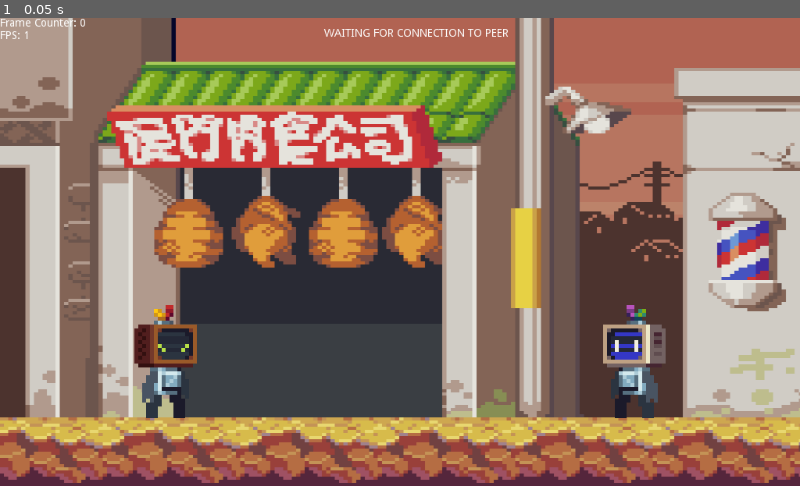
Above: before the commit, frame 1.
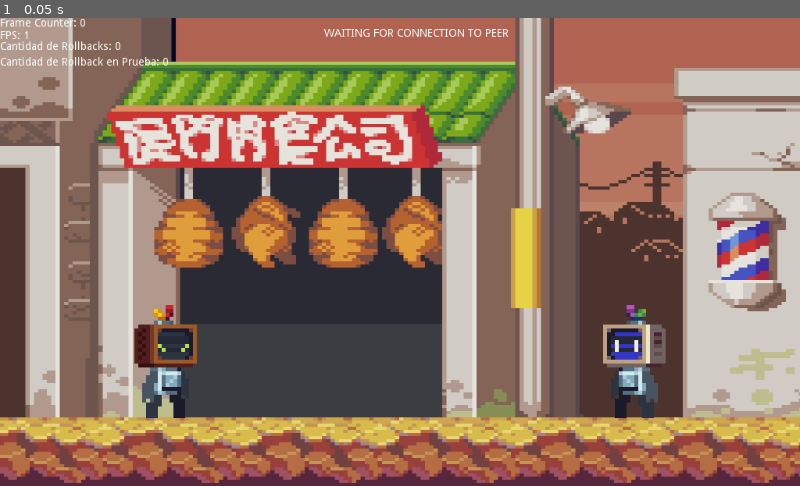
Above: after the commit, the same moment.

Repository: BasCandia/RollbackNetcodePeerToPeer
Game: Godot game, scene res://Scenes/Stage2DCollisions.tscn
The game is run twice, just before and just after one commit, with the same random seed, the same clock (stepped at 60 frames per second) and the same inputs.
Inputs:
- Up to frame 1 (0.05 s): no input

The runs differ from the first frame. In frame 1, 0.3% of the frame differs, in the area x 0-21%, y 4-11%.

Commit message:
Add Labels y pruebas contadores Rollback

Diff:
--- a/Scenes/Stage2DCollisions.tscn
+++ b/Scenes/Stage2DCollisions.tscn
@@ -89,3 +89,13 @@
 margin_bottom = 27.0
 text = "WAITING FOR PEER TO CONNECT"
 align = 1
+
+[node name="CantidadRollback" type="Label" parent="."]
+margin_top = 30.0
+margin_right = 40.0
+margin_bottom = 44.0
+
+[node name="CantidadRollbackPrueba" type="Label" parent="."]
+margin_top = 50.0
+margin_right = 40.0
+margin_bottom = 64.0
--- a/Scripts/InputControl.gd
+++ b/Scripts/InputControl.gd
@@ -47,6 +47,9 @@
 const CANT_PRUEBAS = 10 # 1-> 25ms 2->50ms 3->75ms y asi
 var frame_count_test = 0
 var frame_count = 0
+var cantidadDeRollback = 0
+var cantidadDeRollbackPrueba = 0
+var cantidadDeRollbackPruebaArray = [] #10 espacios, en cada uno se guardaran los rollbacks por prueba
 
 
 #---classes---
@@ -173,6 +176,7 @@
 		input_viable_request_array[i] = true
 
 	for _x in range(0,CANT_PRUEBAS):
+		cantidadDeRollbackPruebaArray.append(0)
 		var row = []
 		for _y in range(0,MINUTO_FPS):
 			var column = []
@@ -255,6 +259,11 @@
 	var FPS = get_parent().get_node("FPS")
 	Frame_Counter_Label.text = "Frame Counter: " + str(frame_count)
 	FPS.text = "FPS: " + str(Engine.get_frames_per_second())
+	var VcantidadRollback = get_parent().get_node("CantidadRollback")
+	var VcantidadRollbackPruebas = get_parent().get_node("CantidadRollbackPrueba")
+	VcantidadRollback.text = "Cantidad de Rollbacks: "+ str(cantidadDeRollback)
+	VcantidadRollbackPruebas.text = "Cantidad de Rollback en Prueba: "+ str(cantidadDeRollbackPrueba)
+
 
 func handle_input(): #get input, call child functions and run rollback if necessary
 	var pre_game_state = null
@@ -288,6 +297,8 @@
 	if Input.is_action_just_pressed("test_fin"):
 		print("Fin de la prueba Nro: "+ str(nro_prueba))
 		frame_count_test = 0
+		cantidadDeRollbackPruebaArray[nro_prueba-1] = cantidadDeRollbackPrueba
+		cantidadDeRollbackPrueba = 0
 		flag_ms_array = false
 	if Input.is_action_just_pressed("GuardarDatos"):
 		GuardarDatos()
@@ -352,6 +363,9 @@
 					#if first rollback iteration, set update variables for all children to match start state required for rollback
 					if start_rollback == false:
 						reset_state_all(frame_state.game_state)
+						cantidadDeRollback+=1
+						if(flag_ms_array == true):
+							cantidadDeRollbackPrueba+=1
 						start_rollback = true
 				frame_state.actual_input = true
 
@@ -412,6 +426,7 @@
 		texto = texto + "Prueba " + str(x+1) + "\n"
 		for y in range(0, MINUTO_FPS):
 			texto = texto + "Frame: "+ str(y+1)+ " Ping: "+ str(frame_ms_array[x][y]) + "\n"
+		texto = texto + "\n" + "Cantidad de Rollback de Prueba: "+ str(cantidadDeRollbackPruebaArray[x]) + "\n"
 		texto = texto + "\n"
 	var file = File.new()
 	file.open("res://Test.txt", File.WRITE)
--- a/Scripts/NetPlayer.gd
+++ b/Scripts/NetPlayer.gd
@@ -1,12 +1,14 @@
 #Basado en Proyecto de Jon Chau
 extends "res://Scripts/LocalPlayer.gd"
+
+var vect2 = Vector2(0, 0)
 
 func _ready():
 	._ready()
 
 func input_update(input, game_state):
 	#calculate state of object for the given input
-	vect.y += GRAVITY*0.1666667
+	vect2.y += GRAVITY*0.1666667
 
 	#Quisas no necesite este trozo en mi version
 	#Collision detection for moving objects that can pass through each other
@@ -16,25 +18,25 @@
 				updateCounter += 1
 
 	if input.net_input[3]: #A
-		vect.x = 8
+		vect2.x = 8
 	elif input.net_input[1]: #D
-		vect.x = -8
+		vect2.x = -8
 	else:
-		vect.x = 0
+		vect2.x = 0
 	if (is_on_floor()):
 		canJump = true
 	if input.net_input[0]: #W JUMP
 		if(canJump):
 			canJump=false
-			vect.y = JUMP_HEIGHT
+			vect2.y = JUMP_HEIGHT
 	if input.local_input[3]: #SPACE
 		counter = counter/2
 
-	move_and_slide(vect,UP)
+	move_and_slide(vect2,UP)
 	#move_and_collide for "solid" stationary objects
-	var collision = move_and_collide(vect)
+	var collision = move_and_collide(vect2)
 	if collision:
-		vect = vect.slide(collision.normal)
-		move_and_collide(vect)
+		vect2 = vect2.slide(collision.normal)
+		move_and_collide(vect2)
 
 	collisionMask = Rect2(Vector2(position.x - rectExtents.x, position.y - rectExtents.y), Vector2(rectExtents.x, rectExtents.y) * 2)
Not shown, changed: Test.txt
Not shown, changed: TestCL.pck
Not shown, changed: TestOTROPCCL.pck
Not shown, changed: TestOTROPCSV.pck
Not shown, changed: TestSV.pck
